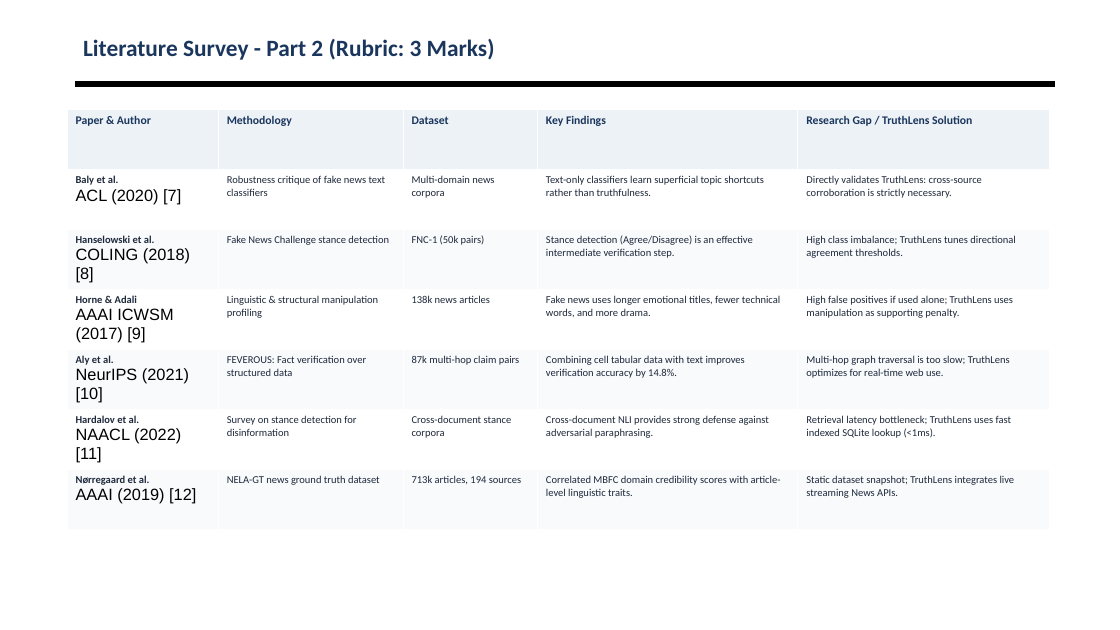
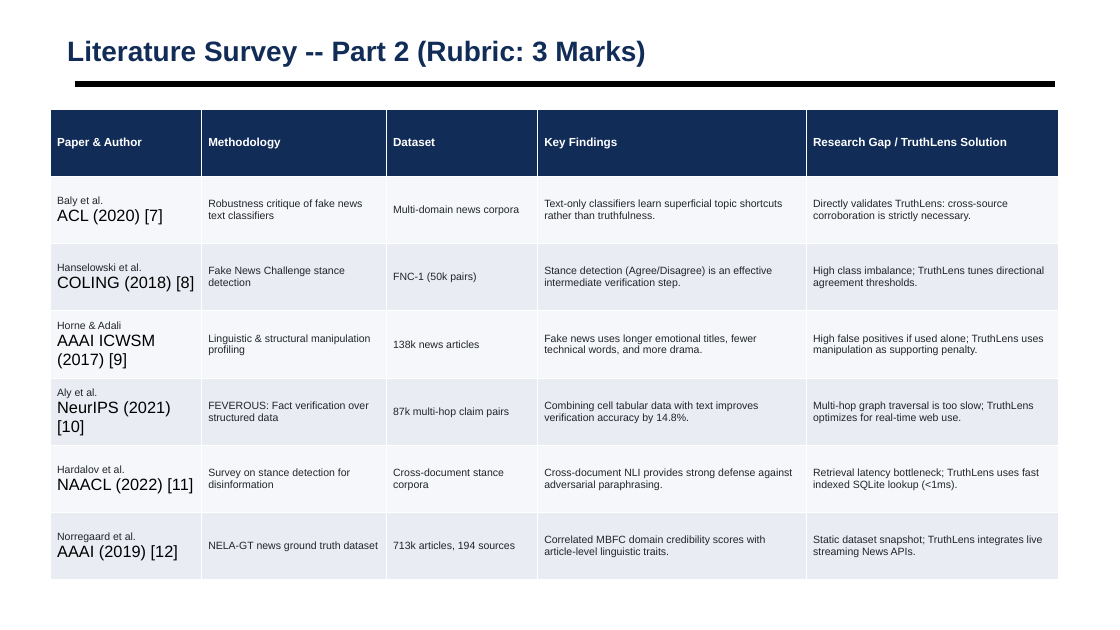
Before and after one commit to shubhamsapr5-eng/truth-lens, a slide deck: slide 7 of docs/AI_News_Credibility_Scorer_Review2.pptx. Drawn at 1120x630 pixels with LibreOffice and Linux fonts; fonts in the diff are those of the drawing; background and template pictures are left out. Boxes give left, top, right and bottom in pixels: in the first picture for what was removed or moved away, otherwise in the second. Text is boxed around its words. In the diff, an @@ line names an element or a change of style, - is before the commit and + after.

```diff
--- a/docs/AI_News_Credibility_Scorer_Review2.pptx
+++ b/docs/AI_News_Credibility_Scorer_Review2.pptx
@@ text at [67, 40, 645, 66]: text changed; size 20 to 24 pt; font Calibri to Arial; text colour #1A365D to #102C57 @@
-Literature Survey - Part 2 (Rubric: 3 Marks)
+Literature Survey -- Part 2 (Rubric: 3 Marks)
@@ text "Literature Survey -- Part 2 ..." at [67, 40, 645, 66]: vertical alignment middle to top @@
@@ table at [50, 109, 1059, 580] @@
-row 7, column 1: Nørregaard et al. / AAAI (2019) [12]
+row 7, column 1: Norregaard et al. / AAAI (2019) [12]
@@ fill #EDF2F7 to #102C57 in row 1 @@
@@ fill #FFFFFF to #F5F7FA in 15 cells @@
@@ fill #F8FAFC to #E9EDF4 in 15 cells @@
@@ font Calibri to Arial @@
@@ text colour #1A365D to #FFFFFF in "Paper & Author", "Methodology", "Dataset", "Key Findings" and 1 more places @@
@@ text colour #1E293B to #212529 in "Baly et al.", "Robustness critique of fake news text classifiers", "Multi-domain news corpora", "Text-only classifiers learn superficial topic shortcuts rath ..." and 25 more places @@
@@ bold off in "Baly et al.", "Hanselowski et al.", "Horne & Adali", "Aly et al." and 1 more places @@
@@ table: place and size @@
-table at [67, 109, 1050, 529]
+table at [50, 109, 1059, 580]
```
Also in this commit, not shown: 13 other slides changed, 1 other file.
